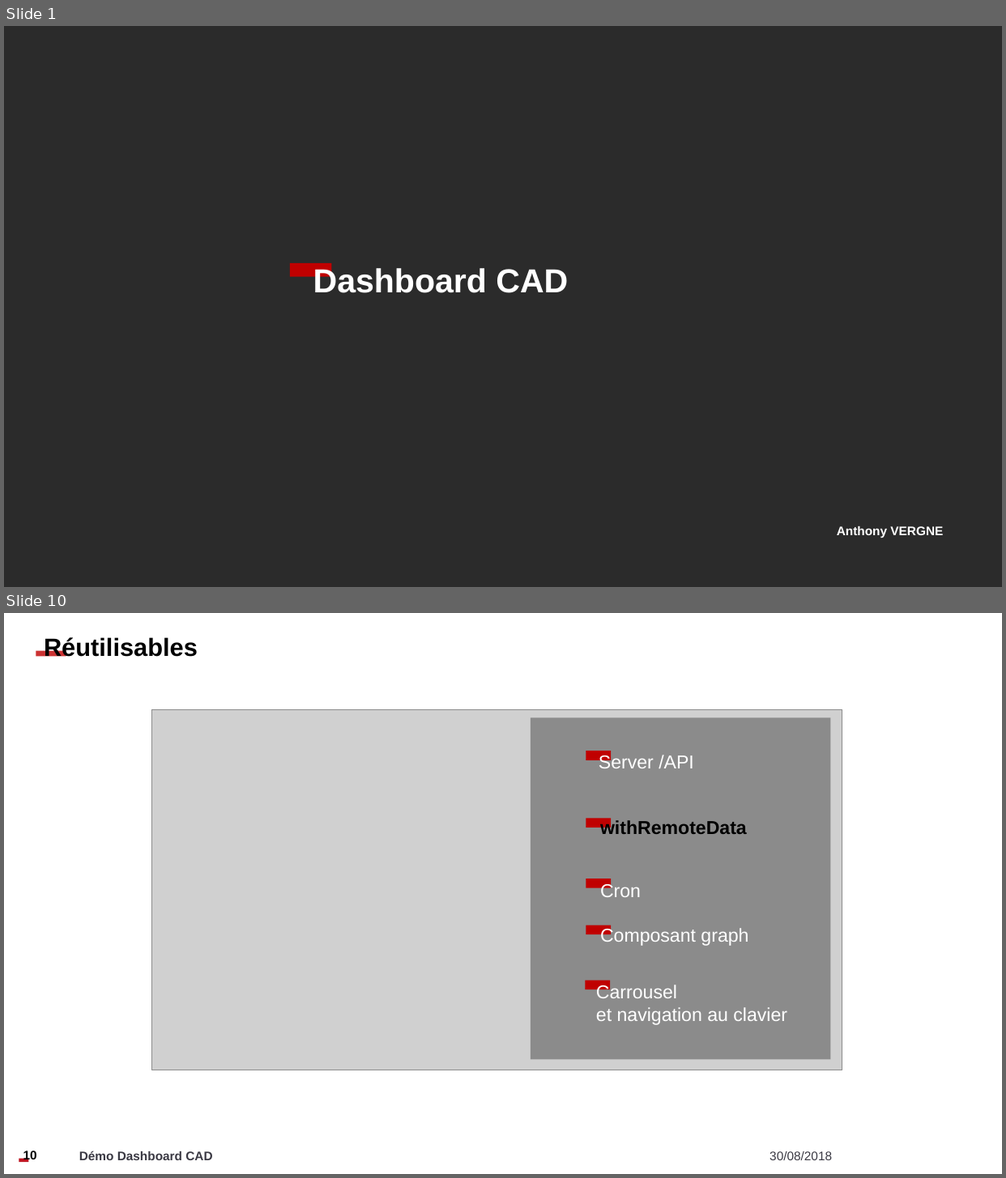
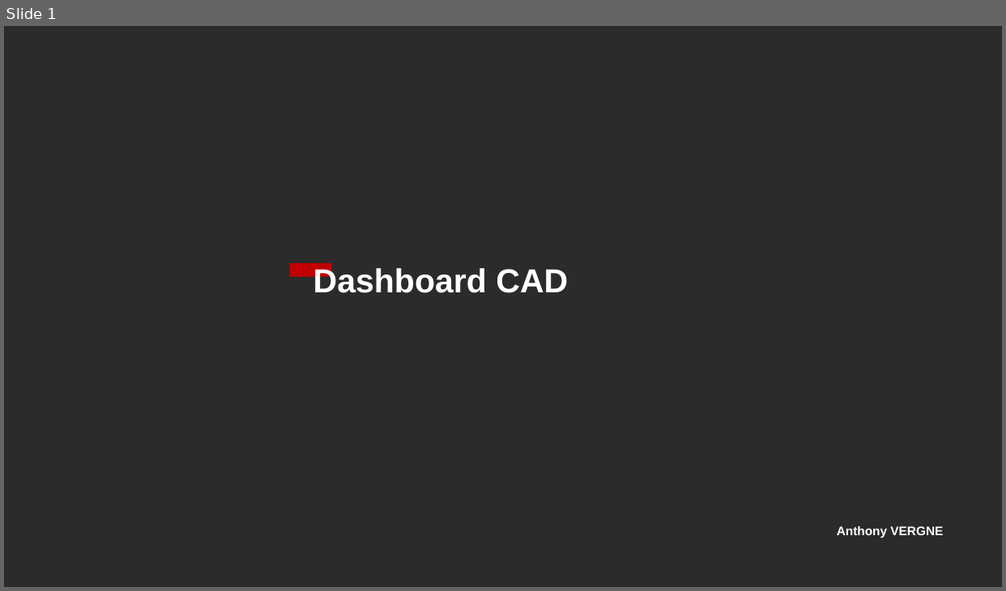
Before and after one commit to Zadrott/rapportStage, a slide deck: Présentation.pptx. Shown one above the other, each under a label of ours: slides 1 and 10 before the commit, slide 1 after it; the slides between them are not shown. The pictures are 1006x1178 and 1006x591 pixels, drawn with LibreOffice and Linux fonts; fonts in the diff are those of the drawing; grey boxes stand for pictures; background and template pictures are left out; a plain dark background stands for a picture behind light text. Boxes give left, top, right and bottom in pixels: in the first picture for what was removed or moved away, otherwise in the second. Text is boxed around its words. In the diff, an @@ line names an element or a change of style, - is before the commit and + after.

```diff
--- a/Présentation.pptx
+++ b/Présentation.pptx
@@ slide 10 removed at bbox=[4, 613, 1002, 1174], background picture (left out) @@
@@ rectangle removed at bbox=[36, 651, 66, 657] @@
@@ text removed at bbox=[44, 637, 198, 657] @@
-Réutilisables
@@ picture removed at bbox=[152, 709, 842, 1071] @@
@@ rectangle removed at bbox=[530, 717, 830, 1060] @@
@@ rectangle removed at bbox=[586, 751, 611, 760] @@
@@ text removed at bbox=[599, 753, 694, 769] @@
-Server /API
@@ rectangle removed at bbox=[586, 818, 611, 828] @@
@@ text removed at bbox=[600, 820, 747, 834] @@
-withRemoteData
@@ rectangle removed at bbox=[586, 879, 611, 888] @@
@@ text removed at bbox=[600, 883, 641, 897] @@
-Cron
@@ rectangle removed at bbox=[586, 925, 611, 935] @@
@@ text removed at bbox=[600, 927, 748, 946] @@
-Composant graph
@@ rectangle removed at bbox=[585, 981, 610, 990] @@
@@ text removed at bbox=[596, 984, 787, 1025] @@
-Carrousel
-et navigation au clavier
@@ rectangle removed at bbox=[19, 1159, 28, 1162] @@
@@ page number removed at bbox=[23, 1151, 37, 1162] @@
-10
@@ text removed at bbox=[79, 1151, 212, 1161] @@
-Démo Dashboard CAD
@@ text removed at bbox=[769, 1152, 832, 1161] @@
-30/08/2018
```
Also in this commit, not shown: 6 slides changed, 1 slide added, 7 other slides removed, 4 other files.
